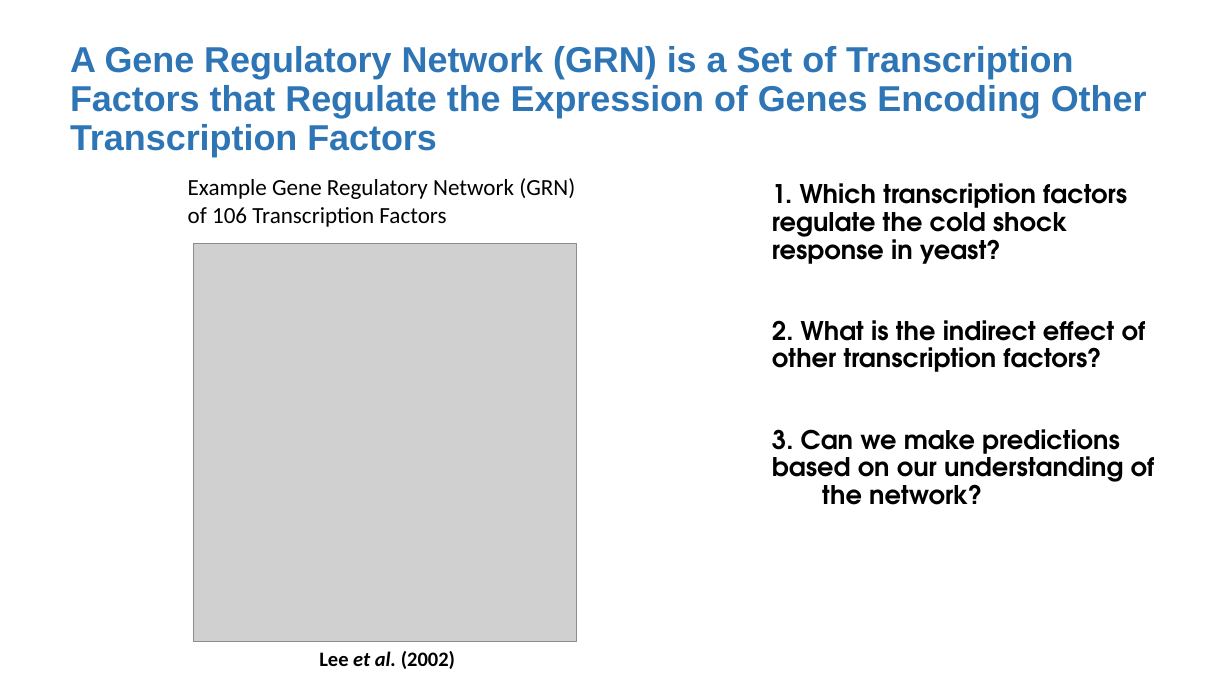
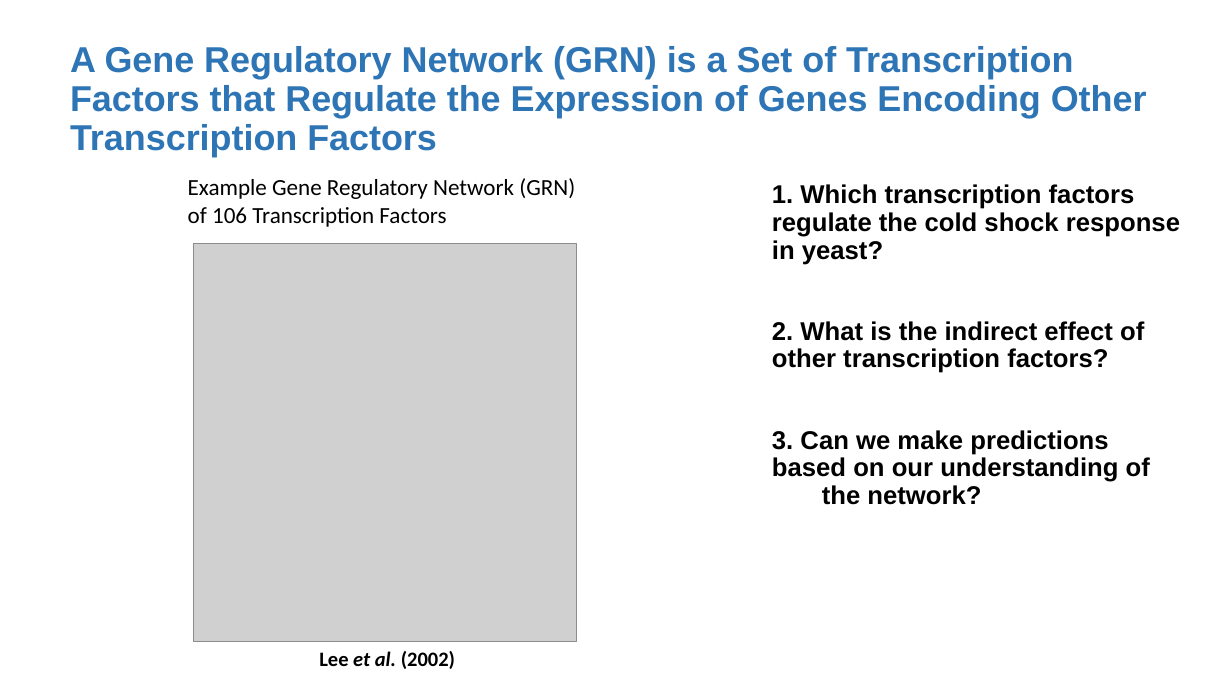
Before and after one commit to kdahlquist/GRNmap, a slide deck: slide 8 of documents/presentations/LMUURS17_NEW.pptx. Drawn at 1232x693 pixels with LibreOffice and Linux fonts; fonts in the diff are those of the drawing; grey boxes stand for pictures. Boxes give left, top, right and bottom in pixels: in the first picture for what was removed or moved away, otherwise in the second. Text is boxed around its words. In the diff, an @@ line names an element or a change of style, - is before the commit and + after.

Commit message:
Only need to edit one slide
Edit generation of random network slides

```diff
--- a/documents/presentations/LMUURS17_NEW.pptx
+++ b/documents/presentations/LMUURS17_NEW.pptx
@@ text "1. Which transcription factors regulate ..." at [772,184,1180,505]: font TeX Gyre Adventor to Arial @@
```
Also in this commit, not shown: 4 other slides changed, 2 slides added.
